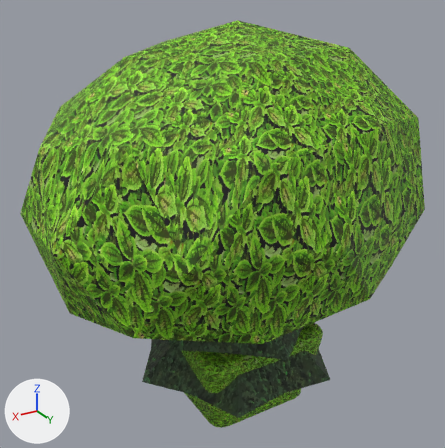
A saved change to the glTF model common/game/tilesets/suburban_neighborhood/features/feature_tiles.glb.
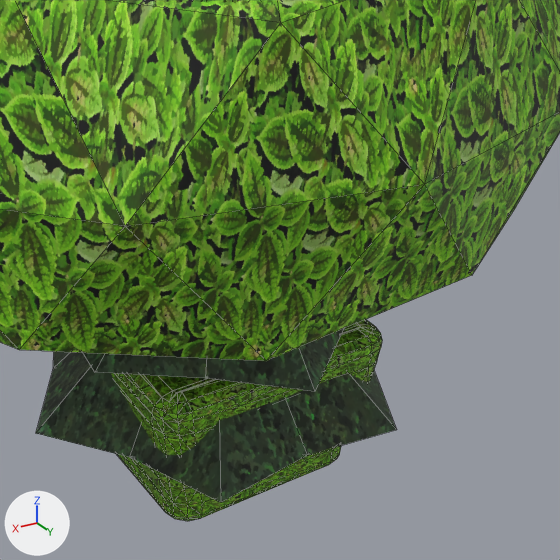
There are two pictures of each version: one whole from a 50 mm camera at (4.21, 6.65, 6.14) aimed at (0.15, -0.11, 2.76), one close up on the part from 28% to 93% of the width and 35% to 100% of the height. Arrows for +X, +Y and +Z are at lower left; the lights stay in place. The close-ups show mesh edges as thin lines. Objects named as collision shapes, trigger or cutter boxes, shadow casters or lower levels of detail are left out. Where no turn or scale is listed for an object, it has been applied to the vertices.

Names of what the first close-up shows: 'evergreen_tree', 'leafy_bush', 'leafy_tree'.
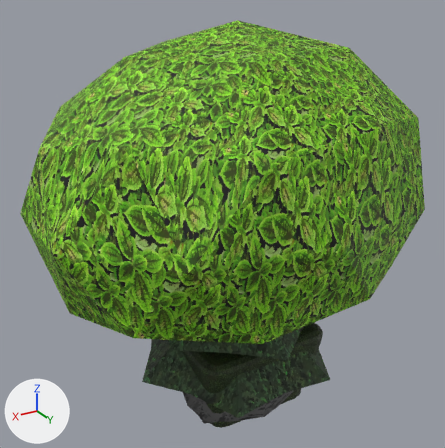
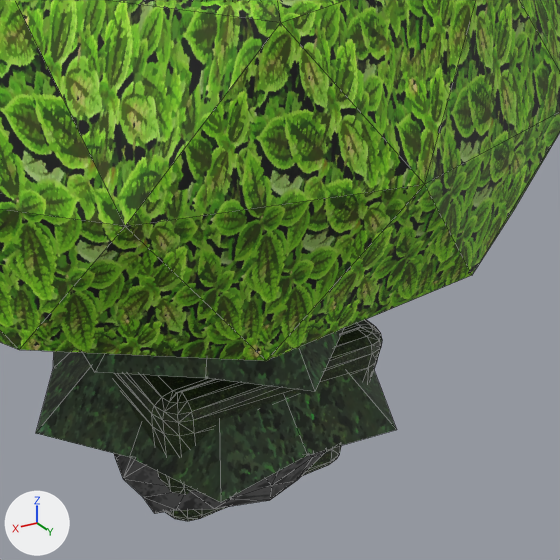
Commit message: added a rock
so now there is a rock

Pixel boxes [x1, y1, x2, y2] of what changed, in the close-ups (560 x 560 px):
'leafy_bush', recoloured
    both: [110, 320, 382, 521]
'rock', added (black)
    after: [114, 450, 326, 514]

What changed in the scene script:
```text
Add img_leafy_bush_texture:
    img_leafy_bush_texture = load_image('leafy_bush_texture', '_unpacked/leafy_bush_texture', 256, 256, 'sRGB')
Add img_grey_rock_texture:
    img_grey_rock_texture = load_image('grey_rock_texture', '_unpacked/grey_rock_texture', 256, 256, 'sRGB')
Add mat_material:
    mat_material = principled_material('Material')
    mat_material.texture = img_leafy_bush_texture
    mat_material.roughness = 0.586
Add mat_material_003:
    mat_material_003 = principled_material('Material.003')
    mat_material_003.texture = img_grey_rock_texture
    mat_material_003.roughness = 1.0
Change me_cube_001:
    where me_cube_001.from_pydata(...)  # 192 vertices, 380 faces; spans x -0.98..0.98, y -0.98..0.98, z 0.03..1.28
    remove me_cube_001.materials.append(mat_tree_leaf)  # picture img_bumpy_textured_leaves
    add me_cube_001.materials.append(mat_material)  # picture img_leafy_bush_texture
Add me_rock:
    me_rock.from_pydata(...)  # 118 vertices, 232 faces; spans x -0.92..1.07, y -0.66..1.13, z -0.02..2.08
    me_rock.materials.append(mat_material_003)  # picture img_grey_rock_texture
Add ob_rock:
    ob_rock = bpy.data.objects.new('rock', me_rock)
    ob_rock.location = (0.0, 0.0, 0.0)
```
